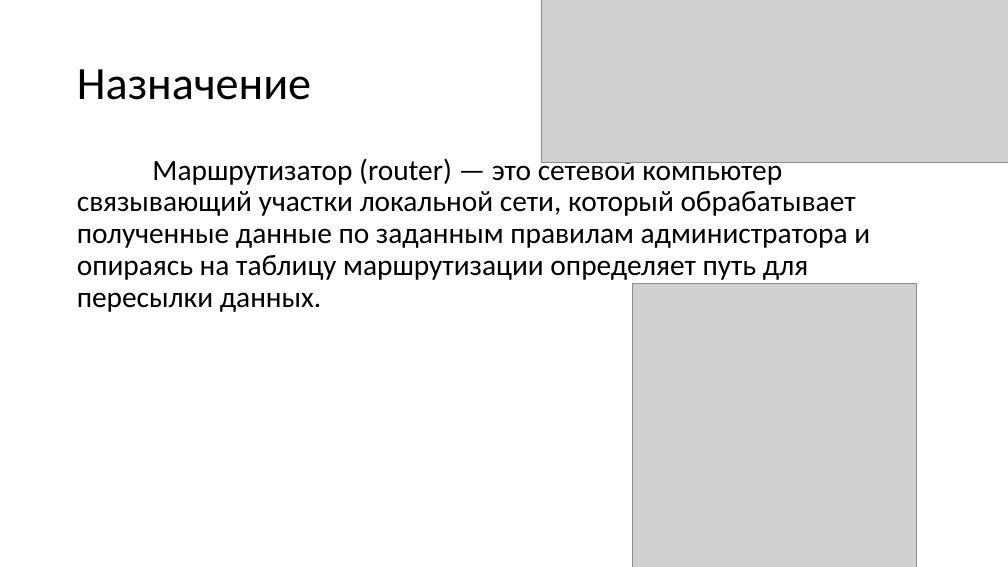
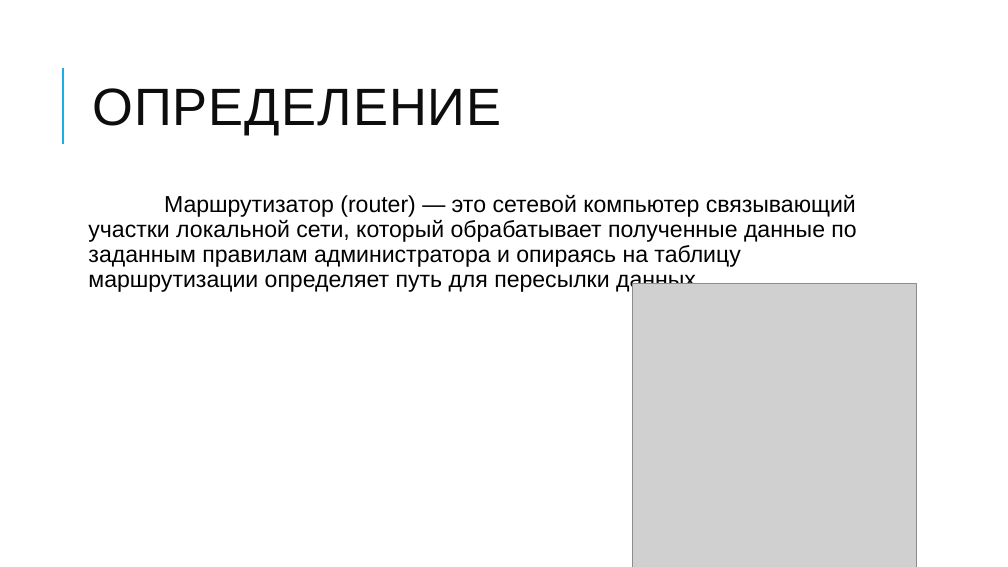
Before and after one commit to Ilnazz/Other, a slide deck: slide 2 of Маршрутизатор для локальных сетей.pptx. Drawn at 1008x567 pixels with LibreOffice and Linux fonts; fonts in the diff are those of the drawing; grey boxes stand for pictures. Boxes give left, top, right and bottom in pixels: in the first picture for what was removed or moved away, otherwise in the second. Text is boxed around its words. In the diff, an @@ line names an element or a change of style, - is before the commit and + after.

```diff
--- a/Маршрутизатор для локальных сетей.pptx
+++ b/Маршрутизатор для локальных сетей.pptx
@@ picture removed at [541,0,1008,163] @@
@@ line added from (63, 144) to (63, 68), #1CADE4 1.5 pt @@
@@ title at [92,88,501,136]: text changed; size 44 to 50 pt; font Calibri to Arial; text colour #000000 to #0D0D0D @@
-Назначение
+ОПРЕДЕЛЕНИЕ
@@ text "Маршрутизатор (router) — это сетевой ...": place and size @@
-text "Маршрутизатор (router) — это сетевой ..." at [77,155,870,312]
+text "Маршрутизатор (router) — это сетевой ..." at [88,195,856,293]
@@ text "Маршрутизатор (router) — это сетевой ..." at [88,195,856,293]: size 28 to 22 pt, font Calibri to Arial; more space between paragraphs @@
```
Also in this commit, not shown: 3 other slides changed, 2 slides added, 4 slides removed.
